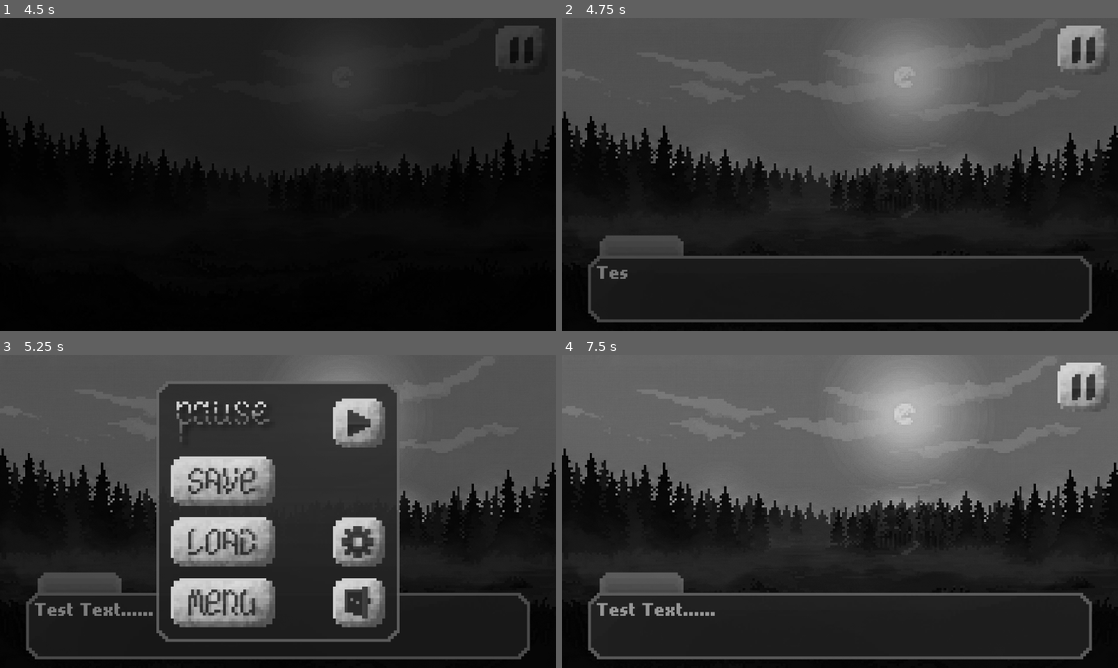
Above: before the commit, frames 1-4 (two rows, left to right).
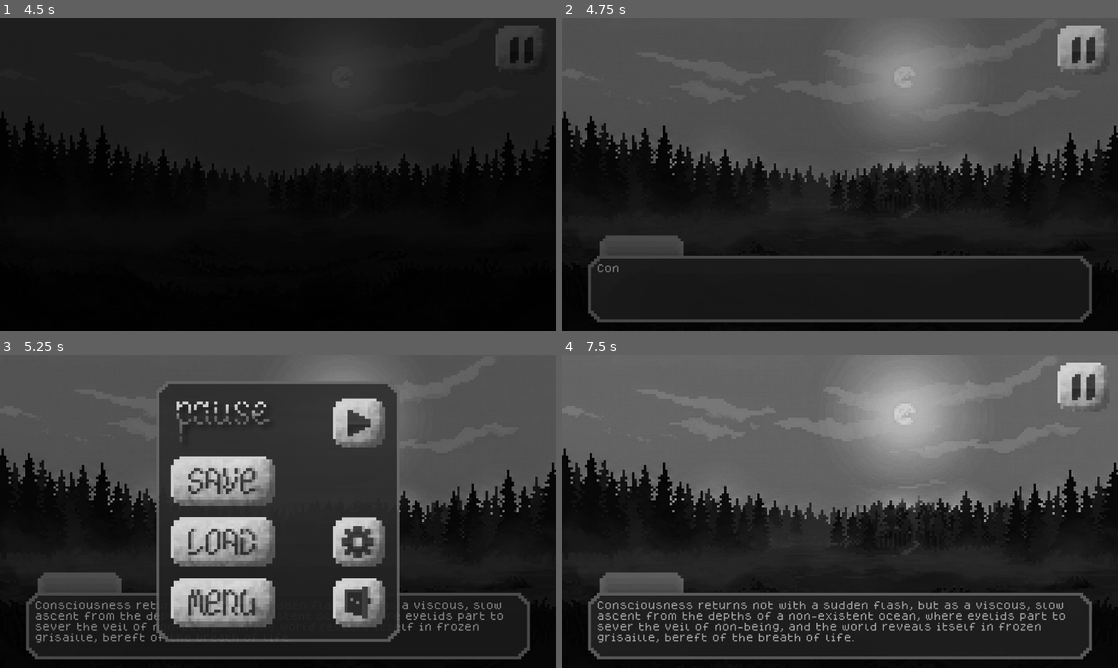
Above: after the commit, the same moments.

Repository: BatMotherTetyana/Into-the-Limbo-game
Game: Godot game, scene res://Into_the_Limbo.tscn
The game is run twice, just before and just after one commit, with the same random seed, the same clock (stepped at 60 frames per second) and the same inputs.
Inputs (mouse positions are in pixels of both pictures, inside the frame that each line leads up to):
- Up to frame 1 (4.5 s): click (111, 158) at 0.5 s; click (111, 158) at 1.25 s; click (522, 49) at 2 s; click (222, 143) at 2.75 s; click (222, 205) at 3.5 s; click (361, 86) at 4.25 s
- Up to frame 2 (4.75 s): no input
- Up to frame 3 (5.25 s): click (522, 386) at 5 s
- Up to frame 4 (7.5 s): click (784, 480) at 5.75 s; click (784, 542) at 6.5 s; click (923, 423) at 7.25 s

Frame 1 is identical in both runs. In frame 2, 0.1% of the frame differs, in the area x 6-12%, y 78-84%; in frame 3, 1.4%; in frame 4, 2.8%, in the area x 6-91%, y 78-92%.

Commit message:
test text

Diff:
--- a/dialogue_layer.tscn
+++ b/dialogue_layer.tscn
@@ -1,13 +1,14 @@
 [gd_scene load_steps=5 format=3 uid="uid://dy3wneqg6tqbr"]
 
-[ext_resource type="Script" uid="uid://v2ctysv67pjh" path="res://dialogue_layer.gd" id="1_872dw"]
+[ext_resource type="Script" path="res://dialogue_layer.gd" id="1_872dw"]
 [ext_resource type="Texture2D" uid="uid://d0j0krlv638fl" path="res://gialogue_window.png" id="1_sasex"]
-[ext_resource type="FontFile" uid="uid://lo7t0ueyvshc" path="res://nokiafc22.ttf" id="2_vpqk3"]
+[ext_resource type="FontFile" uid="uid://qsmhq6ad7407" path="res://dogicapixel.ttf" id="3_872dw"]
 
 [sub_resource type="LabelSettings" id="LabelSettings_872dw"]
-font = ExtResource("2_vpqk3")
-font_size = 50
-font_color = Color(0.5850624, 0.5850619, 0.5850621, 1)
+line_spacing = 10.0
+font = ExtResource("3_872dw")
+font_size = 30
+font_color = Color(0.6542319, 0.6542321, 0.654232, 1)
 
 [node name="DialogueLayer" type="CanvasLayer"]
 script = ExtResource("1_872dw")
--- a/scene_1.gd
+++ b/scene_1.gd
@@ -9,8 +9,8 @@
 
 	# 2. Список фраз для диалога
 	var my_text = [
-		"Test Text......",
-		"TEST TEXT TEST TEXT TEST TEXT",
+		"Consciousness returns not with a sudden flash, but as a viscous, slow ascent from the depths of a non-existent ocean, where eyelids part to sever the veil of non-being, and the world reveals itself in frozen grisaille, bereft of the breath of life.",
+		"Темные стебли травы, подобные замерзшим струнам, едва касаются босых ступней — прикосновение, полное холодной, отстраненной нежности, пока ветер, лишенный направления, скользит по коже, не освежая, а будто слизывая остатки тепла и унося с собой осколки прошлого.",
 		"LIAFGULGufLGUIlifyFYLAUyflwlFYLwuWlAFIWYiwfglaGUFIWF^A&@*7q8429w8q964q28????///////",
 		"qwertyuiop[]asdfghjkl;'zxcvbnm,./"
 	]
Binary file added: dogicapixel.ttf
Not shown, added: dogicapixel.ttf.import
Not shown: 1 places in scene1.tscn that only renumber resources
